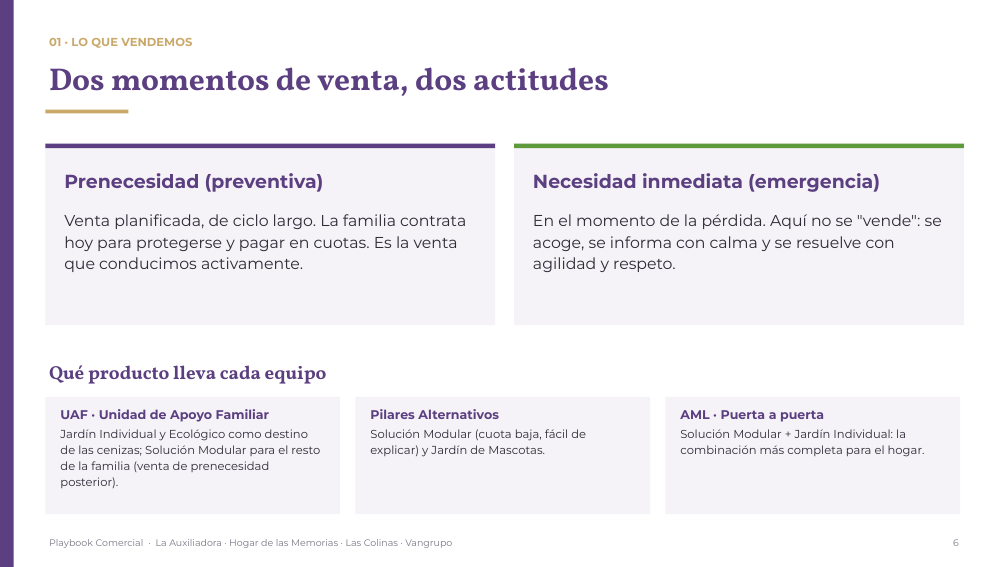
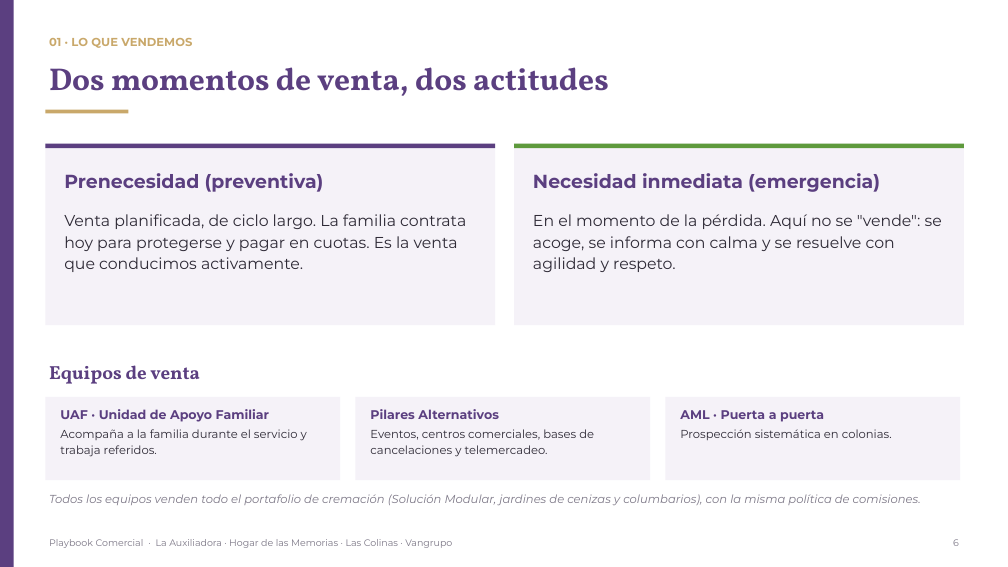
Before and after one commit to os267/teste, a slide deck: slide 6 of playbook/salida/Playbook_Comercial_Cremacion_Vangrupo.pptx. Drawn at 1008x567 pixels with LibreOffice and Linux fonts; fonts in the diff are those of the drawing. Boxes give left, top, right and bottom in pixels: in the first picture for what was removed or moved away, otherwise in the second. Text is boxed around its words. In the diff, an @@ line names an element or a change of style, - is before the commit and + after.

```diff
--- a/playbook/salida/Playbook_Comercial_Cremacion_Vangrupo.pptx
+++ b/playbook/salida/Playbook_Comercial_Cremacion_Vangrupo.pptx
@@ text at (49,365,200,384): text changed @@
-Qué producto lleva cada equipo
+Equipos de venta
@@ rectangle: place and size @@
-rectangle at (45,397,340,514)
+rectangle at (45,397,340,480)
@@ rectangle: place and size @@
-rectangle at (355,397,650,514)
+rectangle at (355,397,650,480)
@@ rectangle: place and size @@
-rectangle at (665,397,960,514)
+rectangle at (665,397,960,480)
@@ text at (60,429,307,457): text changed @@
-Jardín Individual y Ecológico como destino de las cenizas; Solución Modular para el resto de la familia (venta de prenecesidad posterior).
+Acompaña a la familia durante el servicio y trabaja referidos.
@@ text at (370,429,594,457): text changed @@
-Solución Modular (cuota baja, fácil de explicar) y Jardín de Mascotas.
+Eventos, centros comerciales, bases de cancelaciones y telemercadeo.
@@ text at (680,429,892,440): text changed @@
-Solución Modular + Jardín Individual: la combinación más completa para el hogar.
+Prospección sistemática en colonias.
@@ text added at (49,494,921,505), 11 pt, text #7D7887, italic @@
+Todos los equipos venden todo el portafolio de cremación (Solución Modular, jardines de cenizas y columbarios), con la misma política de comisiones.
```
Also in this commit, not shown: 9 other slides changed, 12 other files.
